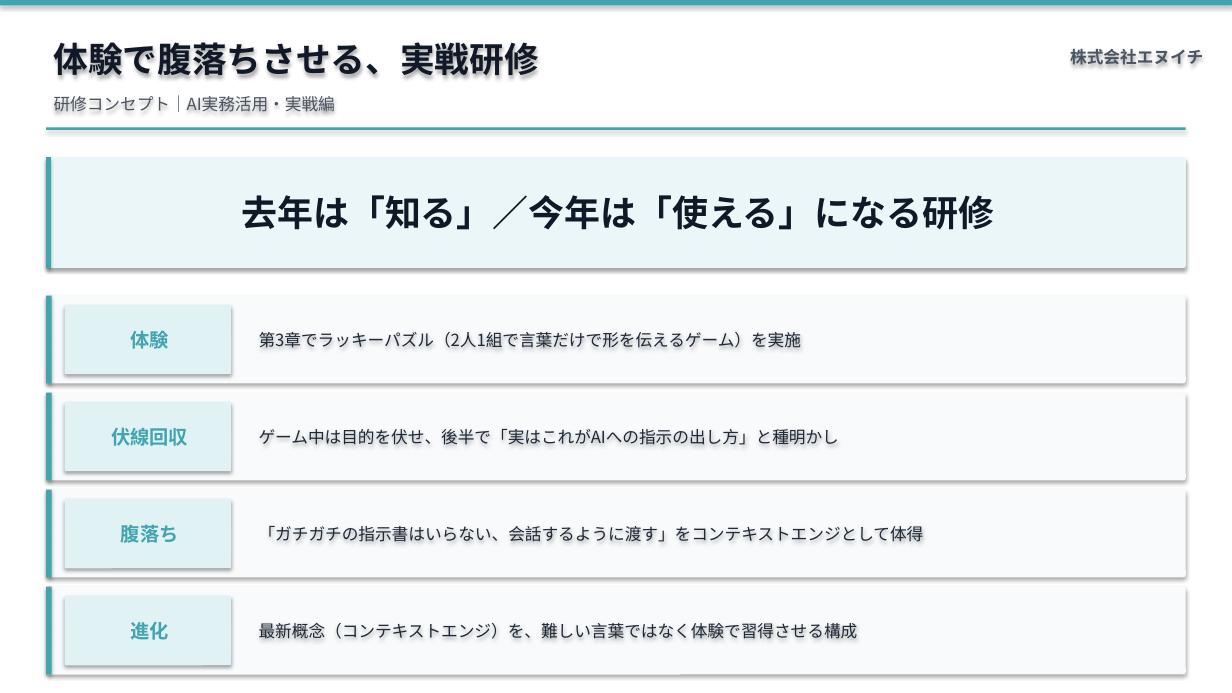
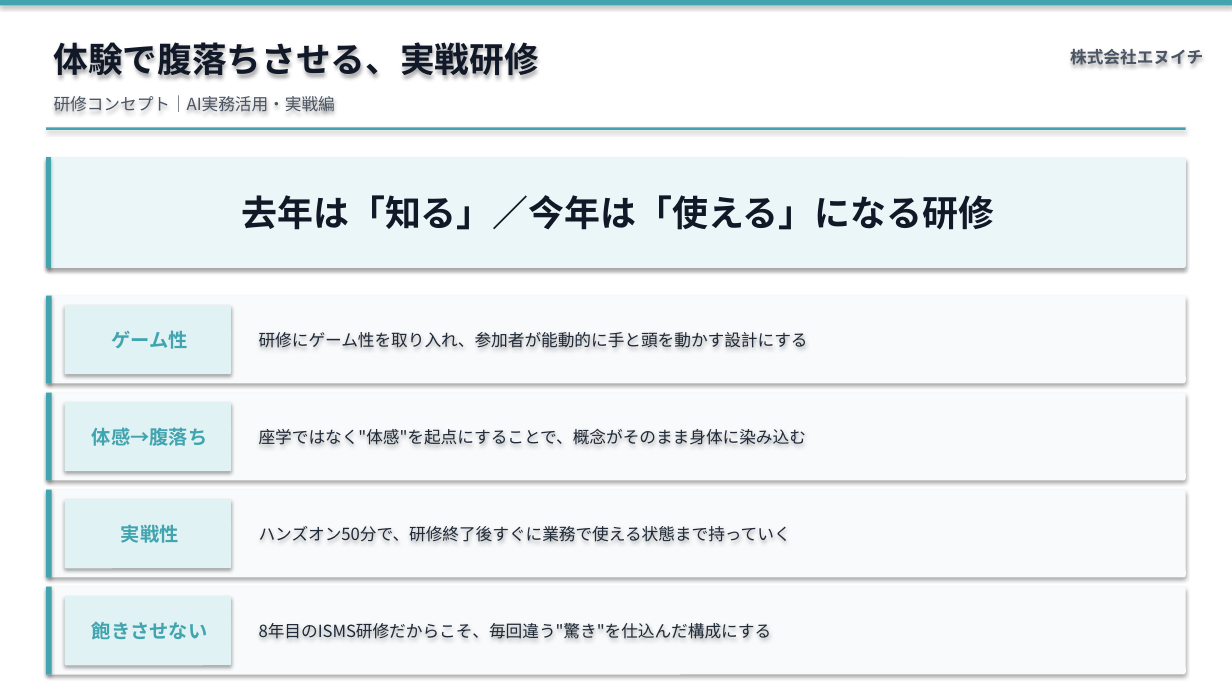
Before and after one commit to Ryunosuke-Okawa/Ryunosuke-n1, a slide deck: slide 12 of output/proposal_broadlink_20260430.pptx. Drawn at 1232x693 pixels with LibreOffice and Linux fonts; fonts in the diff are those of the drawing. Boxes give left, top, right and bottom in pixels: in the first picture for what was removed or moved away, otherwise in the second. Text is boxed around its words. In the diff, an @@ line names an element or a change of style, - is before the commit and + after.

```diff
--- a/output/proposal_broadlink_20260430.pptx
+++ b/output/proposal_broadlink_20260430.pptx
@@ text in rounded rectangle at (x1=111, y1=330, x2=187, y2=349): text changed @@
-体験
+ゲーム性
@@ text at (x1=259, y1=332, x2=808, y2=348): text changed @@
-第3章でラッキーパズル（2人1組で言葉だけで形を伝えるゲーム）を実施
+研修にゲーム性を取り入れ、参加者が能動的に手と頭を動かす設計にする
@@ text in rounded rectangle at (x1=92, y1=427, x2=207, y2=446): text changed @@
-伏線回収
+体感→腹落ち
@@ text at (x1=259, y1=429, x2=806, y2=445): text changed @@
-ゲーム中は目的を伏せ、後半で「実はこれがAIへの指示の出し方」と種明かし
+座学ではなく"体感"を起点にすることで、概念がそのまま身体に染み込む
@@ text in rounded rectangle at (x1=121, y1=524, x2=179, y2=543): text changed @@
-腹落ち
+実戦性
@@ text at (x1=259, y1=526, x2=791, y2=542): text changed @@
-「ガチガチの指示書はいらない、会話するように渡す」をコンテキストエンジとして体得
+ハンズオン50分で、研修終了後すぐに業務で使える状態まで持っていく
@@ text in rounded rectangle at (x1=92, y1=621, x2=207, y2=639): text changed @@
-進化
+飽きさせない
@@ text at (x1=259, y1=623, x2=772, y2=639): text changed @@
-最新概念（コンテキストエンジ）を、難しい言葉ではなく体験で習得させる構成
+8年目のISMS研修だからこそ、毎回違う"驚き"を仕込んだ構成にする
```
Also in this commit, not shown: 2 other slides changed, 1 other file.
